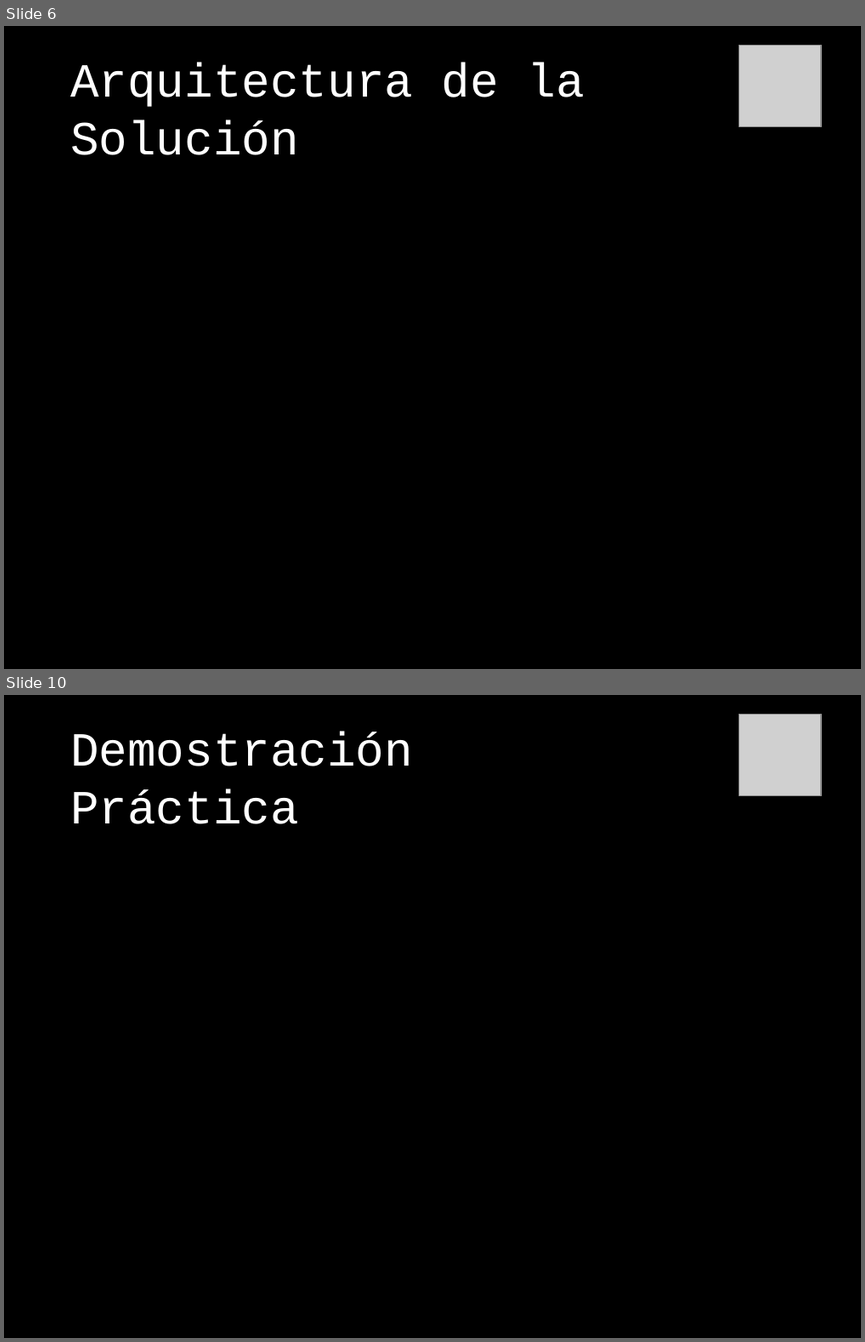
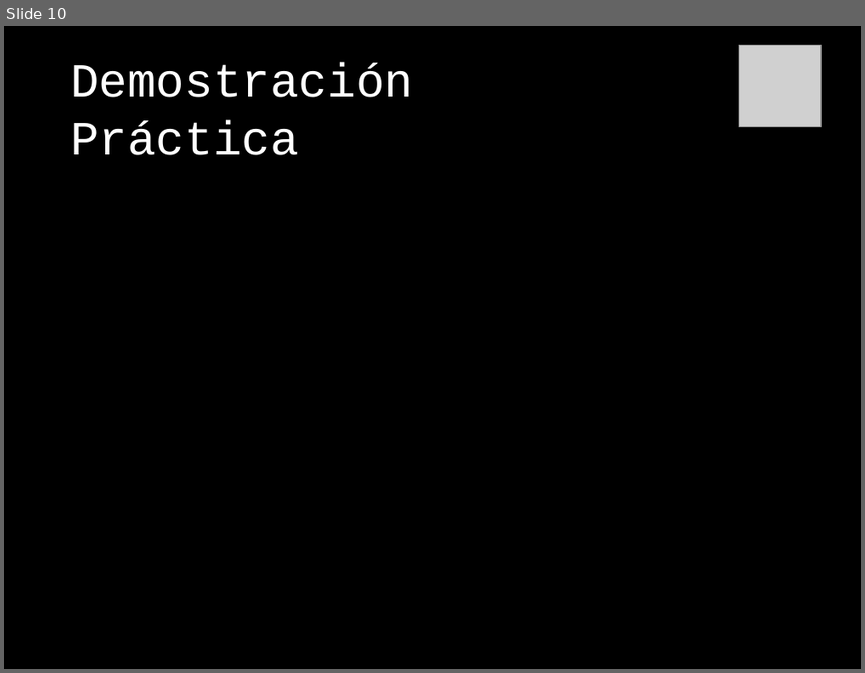
Before and after one commit to jabrena/cre2010, a slide deck: mruiz/docs/PFC presentation.pptx. Shown one above the other, each under a label of ours: slides 6 and 10 before the commit, slide 10 after it; the slides between them are not shown. The pictures are 865x1342 and 865x673 pixels, drawn with LibreOffice and Linux fonts; fonts in the diff are those of the drawing; grey boxes stand for pictures. Boxes give left, top, right and bottom in pixels: in the first picture for what was removed or moved away, otherwise in the second. Text is boxed around its words. In the diff, an @@ line names an element or a change of style, - is before the commit and + after.

```diff
--- a/mruiz/docs/PFC presentation.pptx
+++ b/mruiz/docs/PFC presentation.pptx
@@ slide 6 removed at [4, 26, 861, 669], background #000000 @@
@@ picture removed at [738, 46, 821, 127] @@
@@ text removed at [70, 63, 585, 155] @@
-Arquitectura de la Solución
```
Also in this commit, not shown: 4 slides changed, 5 slides added, 4 other slides removed.
